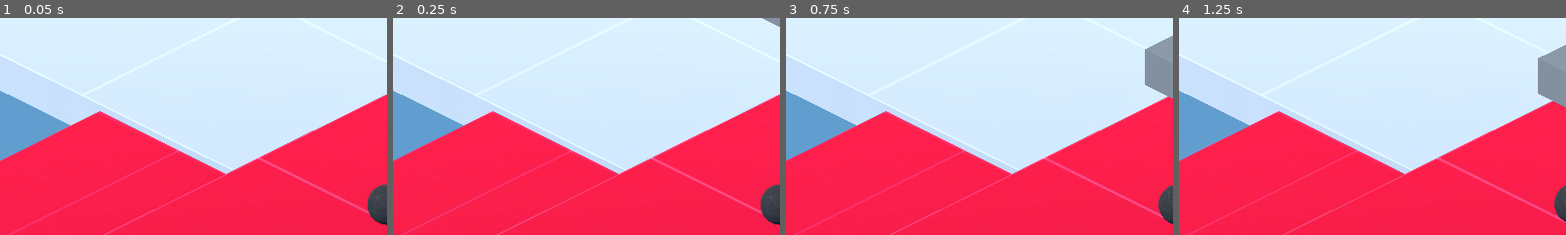
Above: before the commit, frames 1-4 (left to right).
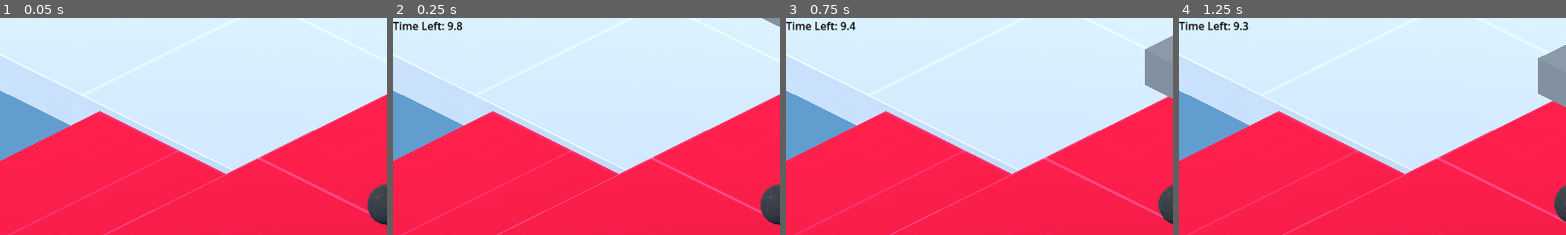
Above: after the commit, the same moments.

Repository: RandomPuddles/Game-Jam
Game: Godot game, scene res://Scenes/Main.tscn
The game is run twice, just before and just after one commit, with the same random seed, the same clock (stepped at 60 frames per second) and the same inputs.
Inputs:
- Up to frame 1 (0.05 s): no input
- Up to frame 2 (0.25 s): no input
- Up to frame 3 (0.75 s): hold D (Right) from 0.53 s (still down); hold Shift (Boost) from 0.53 s (still down)
- Up to frame 4 (1.25 s): keep holding D (Right); keep holding Shift (Boost); tap Space (Jump) at 0.77 s
The pictures show only the part of the screen within x 0-50%, y 0-50%; the shares and areas given below are measured in that part.

Frame 1 is identical in both runs. In frame 2, 0.4% of the frame differs, in the area x 0-19%, y 1-6%; in frame 3, 0.4%; in frame 4, 0.4%.

Commit message:
Added visual timer

Diff:
--- a/game-jam/Scenes/Main.tscn
+++ b/game-jam/Scenes/Main.tscn
@@ -1,10 +1,11 @@
-[gd_scene load_steps=8 format=3 uid="uid://cbmchv2i7tqwa"]
+[gd_scene load_steps=10 format=3 uid="uid://cbmchv2i7tqwa"]
 
 [ext_resource type="Texture2D" uid="uid://ccmvlinbvdh24" path="res://Assets/kenney_prototype-textures/PNG/Red/texture_02.png" id="1_kln2b"]
 [ext_resource type="PackedScene" uid="uid://y4sh7ttbpw7h" path="res://Scenes/Marble.tscn" id="2_idj7w"]
-[ext_resource type="PackedScene" uid="uid://ckx2wnm68i6y7" path="res://Scenes/Trampoline.tscn" id="4_pbw6q"]
-[ext_resource type="PackedScene" uid="uid://cunlbd1wf56mu" path="res://Scenes/Ice_Floor.tscn" id="4_rgh2o"]
-[ext_resource type="PackedScene" uid="uid://b2heri7rvl10r" path="res://Scenes/PhysicsBox.tscn" id="5_pbw6q"]
+[ext_resource type="PackedScene" uid="uid://dl2h3gy7642d5" path="res://Scenes/Trampoline.tscn" id="4_pbw6q"]
+[ext_resource type="PackedScene" uid="uid://qd6igivn3glq" path="res://Scenes/Ice_Floor.tscn" id="4_rgh2o"]
+[ext_resource type="PackedScene" uid="uid://b2heri7rvl10r" path="res://Scenes/physicsBox.tscn" id="5_pbw6q"]
+[ext_resource type="Script" uid="uid://d3pfnvodkobij" path="res://Scenes/timer.gd" id="6_v1gob"]
 
 [sub_resource type="Environment" id="Environment_c1w88"]
 background_mode = 1
@@ -12,6 +13,9 @@
 
 [sub_resource type="StandardMaterial3D" id="StandardMaterial3D_v1gob"]
 albedo_texture = ExtResource("1_kln2b")
+
+[sub_resource type="LabelSettings" id="LabelSettings_v1gob"]
+font_color = Color(0, 0, 0, 1)
 
 [node name="Node3D" type="Node3D"]
 
@@ -42,3 +46,17 @@
 
 [node name="Node3D" parent="." instance=ExtResource("5_pbw6q")]
 transform = Transform3D(1, 0, 0, 0, 1, 0, 0, 0, 1, 0, 6.71531, 0)
+
+[node name="CanvasLayer" type="CanvasLayer" parent="."]
+
+[node name="Timer" type="Timer" parent="CanvasLayer"]
+wait_time = 0.1
+autostart = true
+script = ExtResource("6_v1gob")
+
+[node name="TimeLeftLabel" type="Label" parent="CanvasLayer"]
+offset_right = 40.0
+offset_bottom = 23.0
+label_settings = SubResource("LabelSettings_v1gob")
+
+[connection signal="timeout" from="CanvasLayer/Timer" to="CanvasLayer/Timer" method="_on_timeout"]
--- /dev/null
+++ b/game-jam/Scenes/timer.gd
@@ -0,0 +1,18 @@
+extends Timer
+@onready var time_left_label: Label = $"../TimeLeftLabel"
+var level_time_limit: float = 10.0
+
+# Called when the node enters the scene tree for the first time.
+func _ready() -> void:
+	pass # Replace with function body.
+
+# Called every frame. 'delta' is the elapsed time since the previous frame.
+func _process(_delta: float) -> void:
+	pass
+
+func _on_timeout() -> void:
+	level_time_limit -= 0.1
+	time_left_label.text = "Time Left: %.1f" % level_time_limit
+	if level_time_limit <= 0:
+		level_time_limit = 0
+		get_tree().quit()
Not shown, added: game-jam/Scenes/timer.gd.uid
